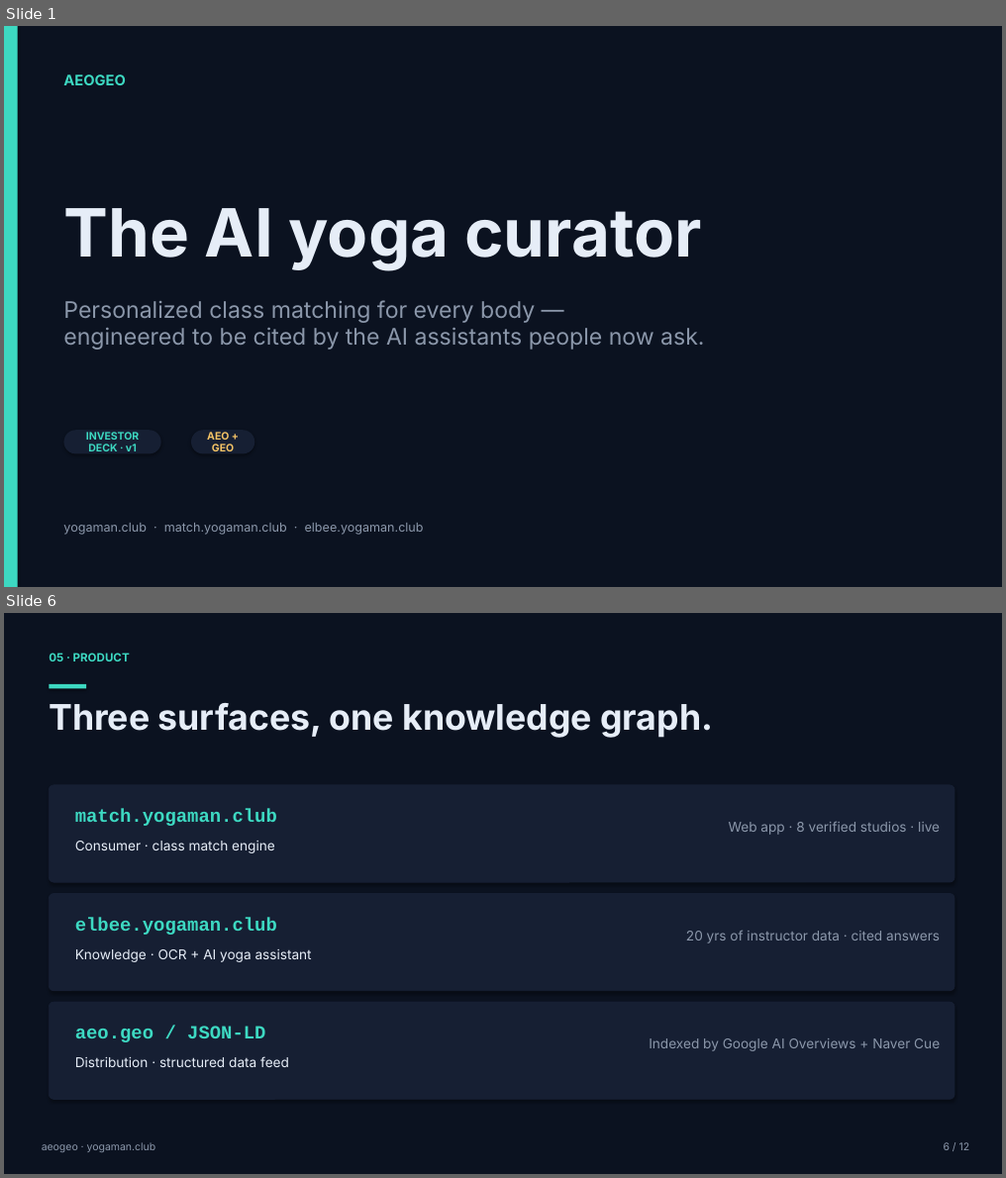
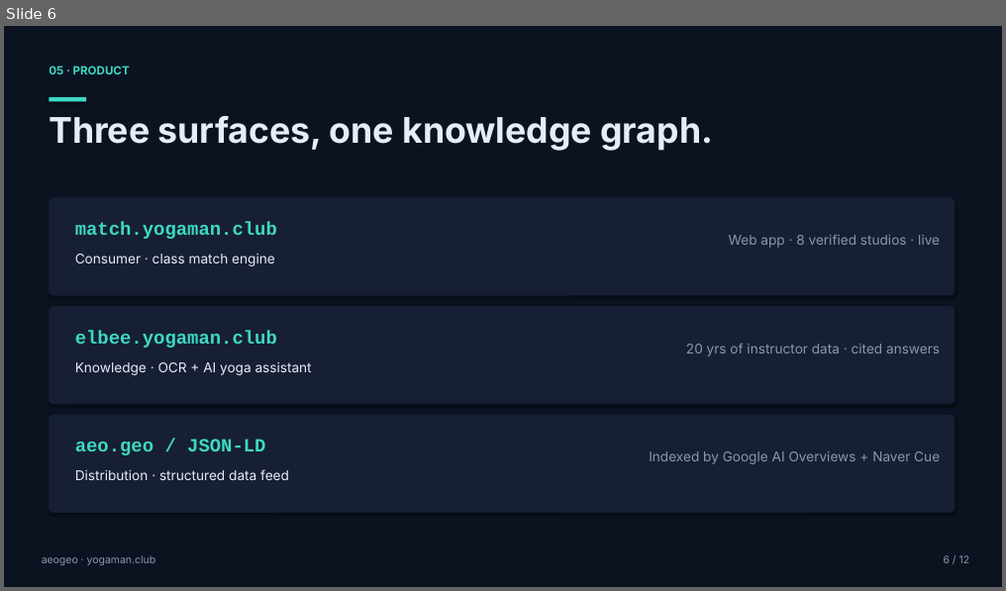
Before and after one commit to prgrms-aibe-devcourse/AIBE5_FinalProject_Team11, a slide deck: pitch/aeogeo_pitch_deck.pptx. Shown one above the other, each under a label of ours: slides 1 and 6 before the commit, slide 6 after it; the slides between them are not shown. The pictures are 1006x1178 and 1006x591 pixels, drawn with LibreOffice and Linux fonts; fonts in the diff are those of the drawing. Boxes give left, top, right and bottom in pixels: in the first picture for what was removed or moved away, otherwise in the second. Text is boxed around its words. In the diff, an @@ line names an element or a change of style, - is before the commit and + after.

```diff
--- a/pitch/aeogeo_pitch_deck.pptx
+++ b/pitch/aeogeo_pitch_deck.pptx
@@ slide 1 removed at [4, 26, 1002, 587], background #FFFFFF @@
@@ rectangle removed at [4, 26, 1002, 587] @@
@@ rectangle removed at [4, 26, 18, 587] @@
@@ text removed at [63, 75, 126, 85] @@
-AEOGEO
@@ text removed at [63, 208, 701, 271] @@
-The AI yoga curator
@@ text removed at [63, 300, 704, 350] @@
-Personalized class matching for every body —
-engineered to be cited by the AI assistants people now ask.
@@ rounded rectangle removed at [63, 430, 161, 455] @@
-INVESTOR DECK · v1
@@ rounded rectangle removed at [191, 430, 254, 455] @@
-AEO + GEO
@@ text removed at [63, 523, 424, 535] @@
-yogaman.club · match.yogaman.club · elbee.yogaman.club
```
Also in this commit, not shown: 7 slides changed, 3 slides added, 2 other slides removed, 10 other files.
